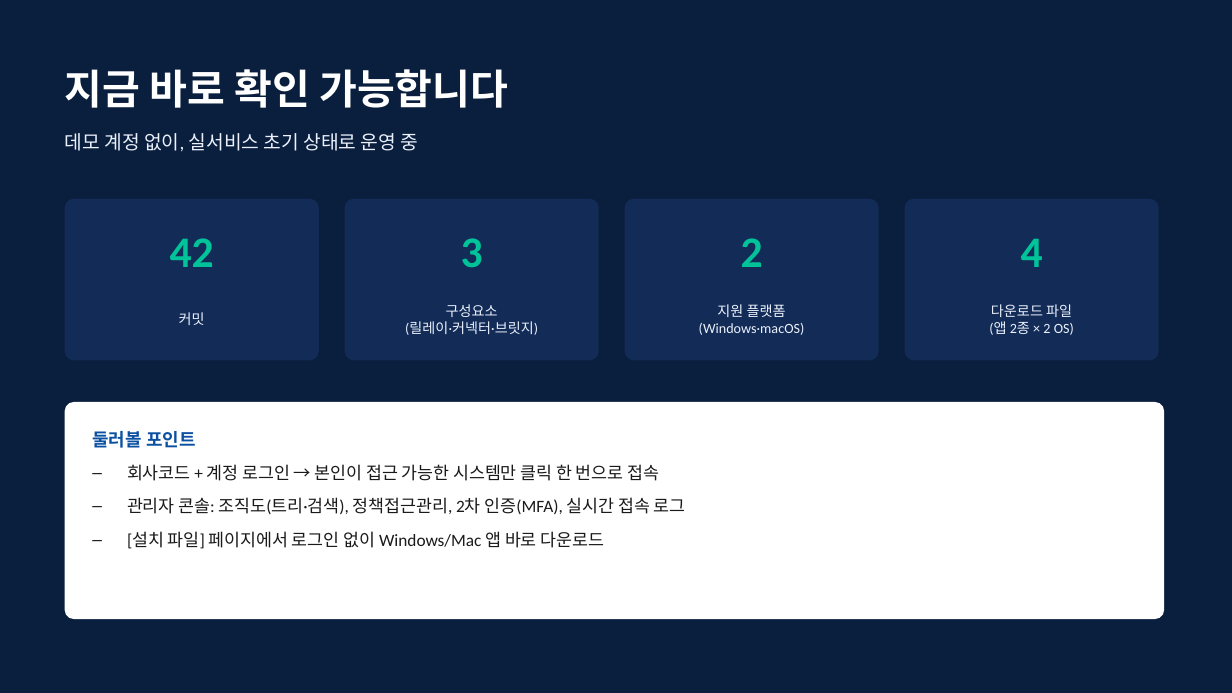
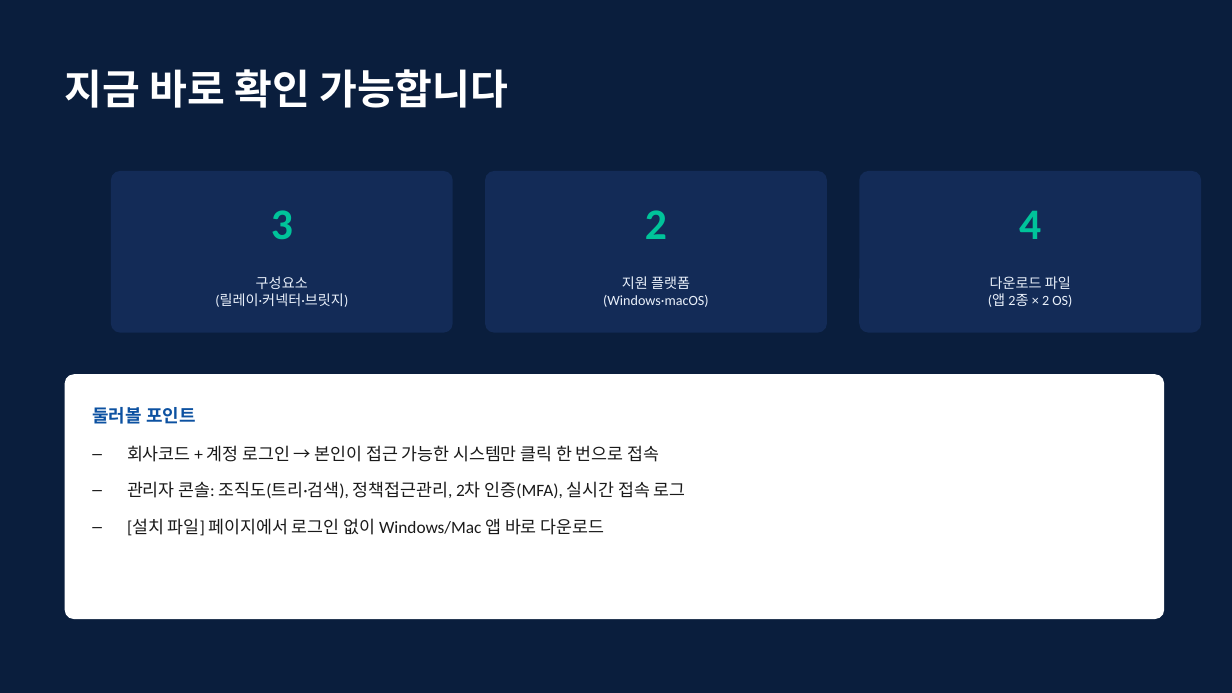
Before and after one commit to jiran-sckang/officebridge, a slide deck: slide 5 of docs/OfficeBridge_발표자료.pptx. Drawn at 1232x693 pixels with LibreOffice and Linux fonts; fonts in the diff are those of the drawing. Boxes give left, top, right and bottom in pixels: in the first picture for what was removed or moved away, otherwise in the second. Text is boxed around its words. In the diff, an @@ line names an element or a change of style, - is before the commit and + after.

Commit message:
docs: 발표 덱 현황 슬라이드에서 커밋수·데모계정 문구 제거

```diff
--- a/docs/OfficeBridge_발표자료.pptx
+++ b/docs/OfficeBridge_발표자료.pptx
@@ text removed at [65,133,419,152] @@
-데모 계정 없이, 실서비스 초기 상태로 운영 중
@@ rounded rectangle: place and size @@
-rounded rectangle at [65,199,319,360]
+rounded rectangle at [111,171,453,333]
@@ rounded rectangle: place and size @@
-rounded rectangle at [625,199,879,360]
+rounded rectangle at [485,171,827,333]
@@ rounded rectangle: place and size @@
-rounded rectangle at [905,199,1159,360]
+rounded rectangle at [860,171,1202,333]
@@ text "3": place and size @@
-text "3" at [461,238,483,268]
+text "3" at [271,210,293,239]
@@ rounded rectangle removed at [345,199,599,360] @@
@@ text "2": place and size @@
-text "2" at [741,238,763,267]
+text "2" at [645,210,667,239]
@@ text "4": place and size @@
-text "4" at [1021,238,1043,267]
+text "4" at [1019,210,1041,239]
@@ text removed at [170,238,214,267] @@
-42
@@ text "구성요소": place and size @@
-text "구성요소" at [405,304,538,335]
+text "구성요소" at [215,276,348,307]
@@ text "지원 플랫폼": place and size @@
-text "지원 플랫폼" at [699,304,805,335]
+text "지원 플랫폼" at [603,276,709,307]
@@ text "다운로드 파일": place and size @@
-text "다운로드 파일" at [989,304,1074,335]
+text "다운로드 파일" at [988,276,1072,307]
@@ text removed at [179,312,205,325] @@
-커밋
@@ rounded rectangle: place and size @@
-rounded rectangle at [65,402,1165,619]
+rounded rectangle at [65,374,1165,619]
@@ rounded rectangle at [65,374,1165,619]: proportions changed @@
@@ text "둘러볼 포인트": place and size @@
-text "둘러볼 포인트" at [92,431,196,448]
+text "둘러볼 포인트" at [92,407,196,424]
@@ text "회사코드 + 계정 로그인 → ...": place and size @@
-text "회사코드 + 계정 로그인 → ..." at [127,464,686,549]
+text "회사코드 + 계정 로그인 → ..." at [127,445,686,536]
@@ text "회사코드 + 계정 로그인 → ..." at [127,445,686,536]: more space between paragraphs @@
```
